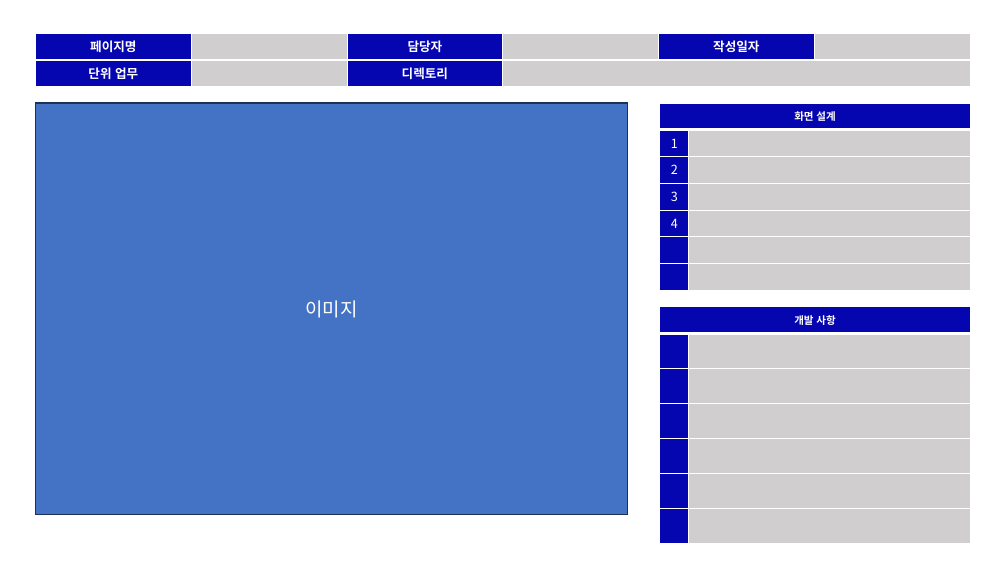
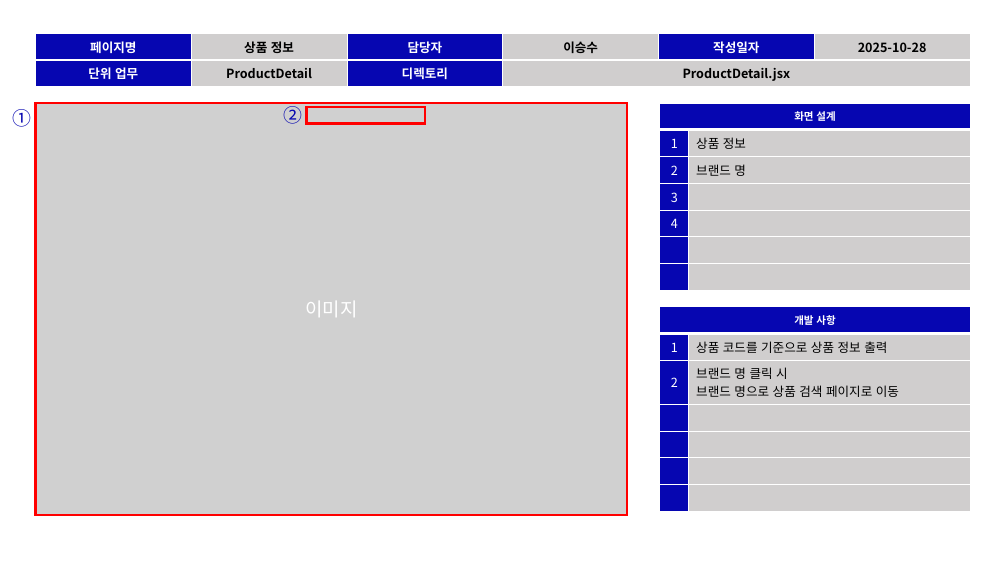
Before and after one commit to jungryeol123/tjg_project, a slide deck: slide 9 of TeamProject_스토리보드.pptx (slide 7 before the commit). Drawn at 1008x567 pixels with LibreOffice and Linux fonts; fonts in the diff are those of the drawing; grey boxes stand for pictures. Boxes give left, top, right and bottom in pixels: in the first picture for what was removed or moved away, otherwise in the second. Text is boxed around its words. In the diff, an @@ line names an element or a change of style, - is before the commit and + after.

```diff
--- a/TeamProject_스토리보드.pptx
+++ b/TeamProject_스토리보드.pptx
@@ table at (36, 33, 970, 87) @@
-row 1: 페이지명 |  | 담당자 |  | 작성일자 | 
+row 1: 페이지명 | 상품 정보 | 담당자 | 이승수 | 작성일자 | 2025-10-28
-row 2, column 2: 
+row 2, column 2: ProductDetail
-row 2, column 4: 
+row 2, column 4: ProductDetail.jsx
@@ text added at (12, 109, 31, 127), 18 pt, text #0606B1 @@
+①
@@ rectangle at (36, 103, 628, 515): fill #4472C4 to none; outline #1E3256 1 pt to #FF0000 2.25 pt @@
@@ picture added at (36, 103, 628, 515), 18 pt, text #FFFFFF @@
+이미지
@@ text added at (283, 103, 302, 124), 18 pt, text #0606B1 @@
+②
@@ rectangle added at (306, 107, 425, 123), outline #FF0000 2.25 pt @@
@@ table at (660, 103, 970, 290) @@
-row 2, column 2: 
+row 2, column 2: 상품 정보
-row 3, column 2: 
+row 3, column 2: 브랜드 명
@@ text in rectangle at (305, 300, 357, 318): text removed @@
-이미지
@@ table at (660, 307, 970, 505) @@
+row 2: 1 | 상품 코드를 기준으로 상품 정보 출력
+row 3: 2 | 브랜드 명 클릭 시 / 브랜드 명으로 상품 검색 페이지로 이동
-row 6:  | 
-row 7:  | 
```
Also in this commit, not shown: 6 other slides changed, 3 slides added, 1 slide removed.
